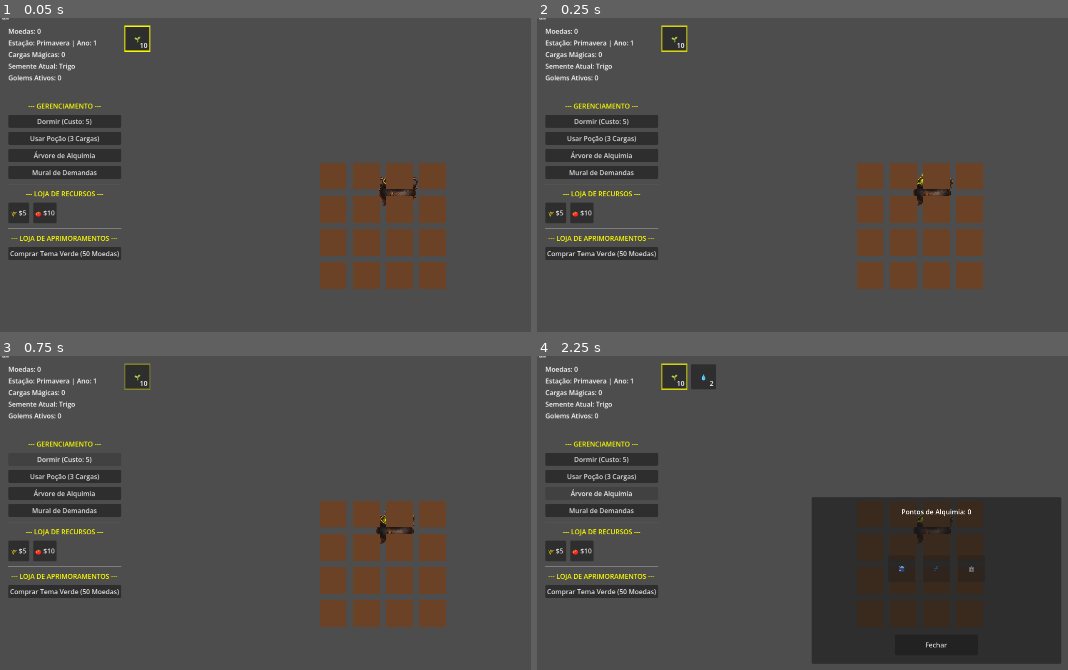
Above: before the commit, frames 1-4 (two rows, left to right).
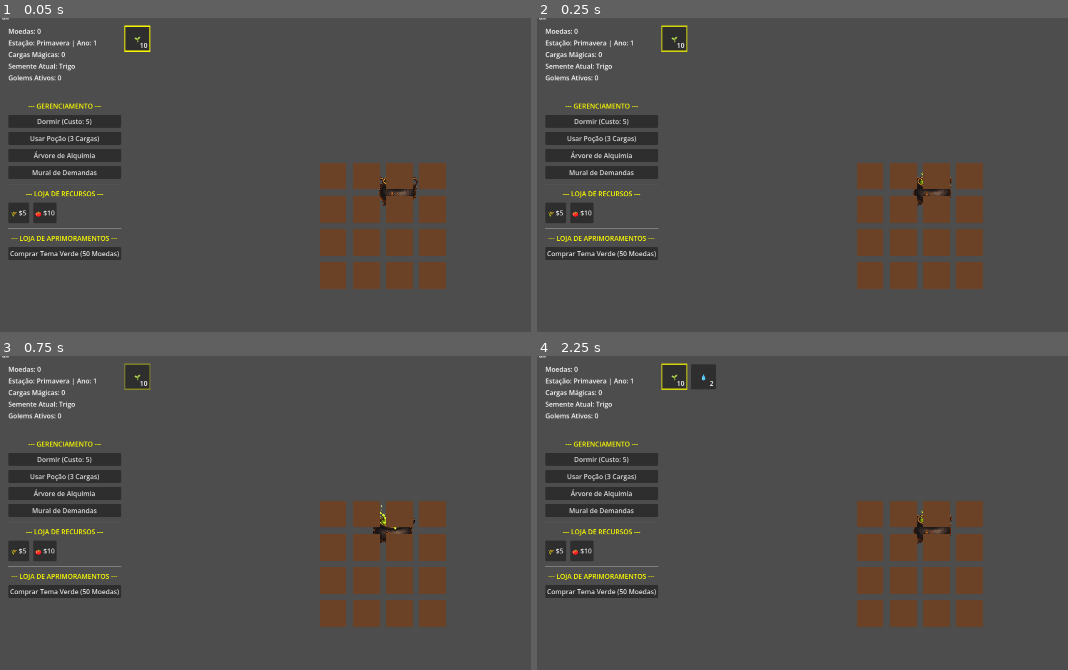
Above: after the commit, the same moments.

Repository: LeandroSatsuki/Cauldron-Crops
Game: Godot game, scene res://Scenes/Main.tscn
Two runs of this game, one before a commit and one after it. Both use one fixed random seed, a clock stepped at 60 frames per second and the inputs below.
Inputs:
- Up to frame 1 (0.05 s): no input
- Up to frame 2 (0.25 s): no input
- Up to frame 3 (0.75 s): click "Dormir (Custo: 5)" at 0.5 s
- Up to frame 4 (2.25 s): click "Usar Poção (3 Cargas)" at 1.25 s; click "Árvore de Alquimia" at 2 s

Frame 1 is identical in both runs. In frame 2, less than 0.1% of the frame differs, in the area x 70-79%, y 49-60%; in frame 3, 0.1%; in frame 4, 25%, in the area x 51-99%, y 44-99%.

Commit message:
caldeirao centralizado, animacao desacelerada e fix de drop slot

Diff:
--- a/Scenes/Cauldron.tscn
+++ b/Scenes/Cauldron.tscn
@@ -110,6 +110,7 @@
 
 [node name="SpriteCaldeirao" type="AnimatedSprite2D" parent="BaseAnchor"]
 texture_filter = 1
+speed_scale = 0.5
 sprite_frames = SubResource("SpriteFrames_cauldron")
 animation = &"idle"
 autoplay = "idle"
@@ -128,20 +129,22 @@
 [node name="PopupLayer" type="CanvasLayer" parent="."]
 layer = 10
 
-[node name="PopupUI" type="Panel" parent="PopupLayer"]
+[node name="CenterContainer" type="CenterContainer" parent="PopupLayer"]
+anchors_preset = 15
+anchor_right = 1.0
+anchor_bottom = 1.0
+grow_horizontal = 2
+grow_vertical = 2
+
+[node name="PopupUI" type="Panel" parent="PopupLayer/CenterContainer"]
+custom_minimum_size = Vector2(300, 300)
+layout_mode = 2
 z_index = 10
 visible = false
-anchor_left = 1.0
-anchor_top = 0.5
-anchor_right = 1.0
-anchor_bottom = 0.5
-offset_left = -320.0
-offset_top = -150.0
-offset_right = -20.0
-offset_bottom = 150.0
-
-[node name="DropSlot1" type="Panel" parent="PopupLayer/PopupUI"]
-layout_mode = 0
+
+[node name="DropSlot1" type="Panel" parent="PopupLayer/CenterContainer/PopupUI"]
+layout_mode = 0
+mouse_filter = 0
 offset_left = 40.0
 offset_top = 40.0
 offset_right = 120.0
@@ -159,8 +162,9 @@
 horizontal_alignment = 1
 vertical_alignment = 1
 
-[node name="DropSlot2" type="Panel" parent="PopupLayer/PopupUI"]
-layout_mode = 0
+[node name="DropSlot2" type="Panel" parent="PopupLayer/CenterContainer/PopupUI"]
+layout_mode = 0
+mouse_filter = 0
 offset_left = 180.0
 offset_top = 40.0
 offset_right = 260.0
@@ -178,7 +182,7 @@
 horizontal_alignment = 1
 vertical_alignment = 1
 
-[node name="MisturarButton" type="Button" parent="PopupLayer/PopupUI"]
+[node name="MisturarButton" type="Button" parent="PopupLayer/CenterContainer/PopupUI"]
 layout_mode = 0
 offset_left = 20.0
 offset_top = 150.0
@@ -186,7 +190,7 @@
 offset_bottom = 200.0
 text = "Misturar Ingredientes"
 
-[node name="ResultadoLabel" type="Label" parent="PopupLayer/PopupUI"]
+[node name="ResultadoLabel" type="Label" parent="PopupLayer/CenterContainer/PopupUI"]
 layout_mode = 0
 offset_left = 20.0
 offset_top = 220.0
@@ -196,7 +200,7 @@
 horizontal_alignment = 1
 vertical_alignment = 1
 
-[node name="BtnFechar" type="Button" parent="PopupLayer/PopupUI"]
+[node name="BtnFechar" type="Button" parent="PopupLayer/CenterContainer/PopupUI"]
 layout_mode = 0
 offset_left = 270.0
 offset_top = 5.0
--- a/Scripts/Cauldron.gd
+++ b/Scripts/Cauldron.gd
@@ -2,11 +2,11 @@
 
 const MOUSE_LEFT = MOUSE_BUTTON_LEFT
 
-@onready var drop_slot_1: Panel = $PopupLayer/PopupUI/DropSlot1
-@onready var drop_slot_2: Panel = $PopupLayer/PopupUI/DropSlot2
-@onready var misturar_button: Button = $PopupLayer/PopupUI/MisturarButton
-@onready var resultado_label: Label = $PopupLayer/PopupUI/ResultadoLabel
-@onready var popup_ui: Panel = $PopupLayer/PopupUI
+@onready var drop_slot_1: Panel = $PopupLayer/CenterContainer/PopupUI/DropSlot1
+@onready var drop_slot_2: Panel = $PopupLayer/CenterContainer/PopupUI/DropSlot2
+@onready var misturar_button: Button = $PopupLayer/CenterContainer/PopupUI/MisturarButton
+@onready var resultado_label: Label = $PopupLayer/CenterContainer/PopupUI/ResultadoLabel
+@onready var popup_ui: Panel = $PopupLayer/CenterContainer/PopupUI
 
 var estado_atual: String = "IDLE"
 var item_em_producao: String = ""
@@ -19,7 +19,7 @@
 	$Area2D.input_event.connect(_on_area_2d_input_event)
 	$BrewTimer.timeout.connect(_on_brew_timer_timeout)
 
-	var btn_fechar = $PopupLayer/PopupUI/BtnFechar
+	var btn_fechar = $PopupLayer/CenterContainer/PopupUI/BtnFechar
 	if btn_fechar:
 		btn_fechar.pressed.connect(func(): popup_ui.visible = false)
 
@@ -27,8 +27,8 @@
 	$BaseAnchor/SpriteCaldeirao.offset = Vector2(0, -103)
 
 	# Reset Visual
-	$PopupLayer/PopupUI.hide()
-	$PopupLayer/PopupUI.mouse_filter = Control.MOUSE_FILTER_STOP
+	$PopupLayer/CenterContainer/PopupUI.hide()
+	$PopupLayer/CenterContainer/PopupUI.mouse_filter = Control.MOUSE_FILTER_STOP
 
 	# Shader Material
 	material = ShaderMaterial.new()
@@ -43,10 +43,10 @@
 func abrir_popup():
 	get_viewport().set_input_as_handled()
 	print("DEBUG: Executando abrir_popup()")
-	$PopupLayer/PopupUI.visible = true
-	$PopupLayer/PopupUI.process_mode = Node.PROCESS_MODE_INHERIT
-	$PopupLayer/PopupUI.show()
-	$PopupLayer/PopupUI.move_to_front() # Move o nó para o topo da lista de renderização
+	$PopupLayer/CenterContainer/PopupUI.visible = true
+	$PopupLayer/CenterContainer/PopupUI.process_mode = Node.PROCESS_MODE_INHERIT
+	$PopupLayer/CenterContainer/PopupUI.show()
+	$PopupLayer/CenterContainer/PopupUI.move_to_front() # Move o nó para o topo da lista de renderização
 
 func _on_area_2d_input_event(viewport, event, shape_idx):
 	if event is InputEventMouseButton and event.pressed and event.button_index == MOUSE_LEFT:
--- a/Scripts/DropSlot.gd
+++ b/Scripts/DropSlot.gd
@@ -2,11 +2,9 @@
 
 var item_vinculado: String = ""
 
-func _can_drop_data(at_pos: Vector2, data: Variant) -> bool:
-	return typeof(data) == TYPE_STRING
+func _can_drop_data(_at_position, data):
+	return typeof(data) == TYPE_STRING # Aceita qualquer item arrastado
 
-func _drop_data(at_pos: Vector2, data: Variant) -> void:
+func _drop_data(_at_position, data):
 	item_vinculado = data
-	var label = get_node_or_null("Label")
-	if label:
-		label.text = data
+	$Label.text = data # Atualiza o visual
